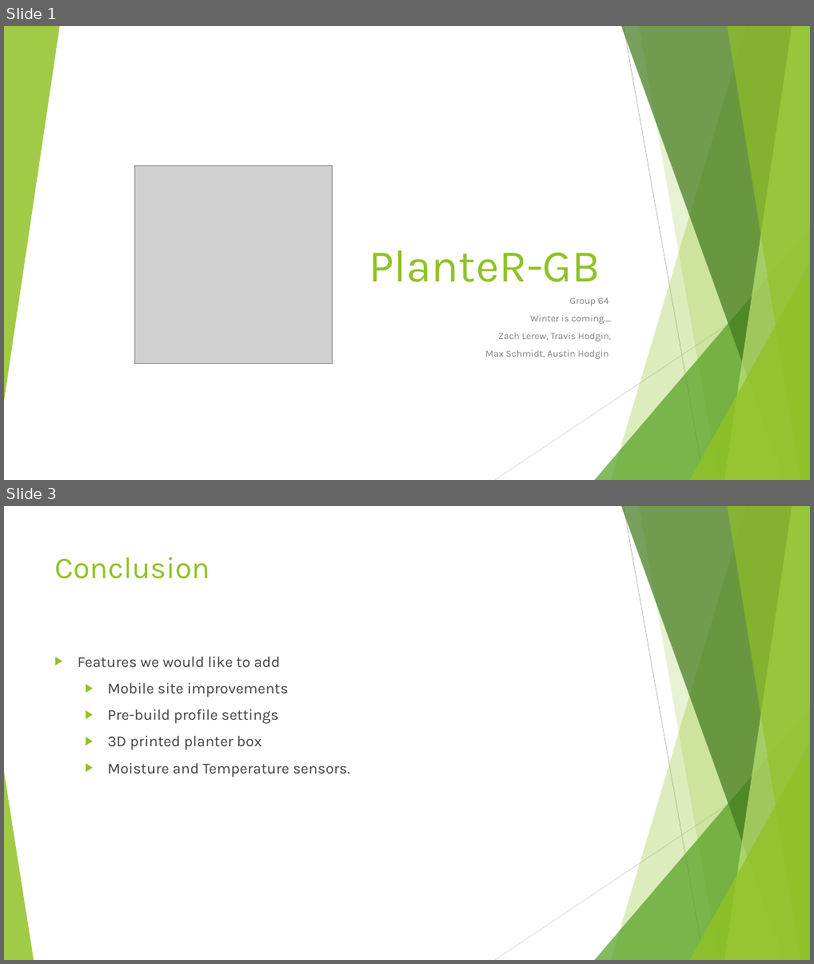
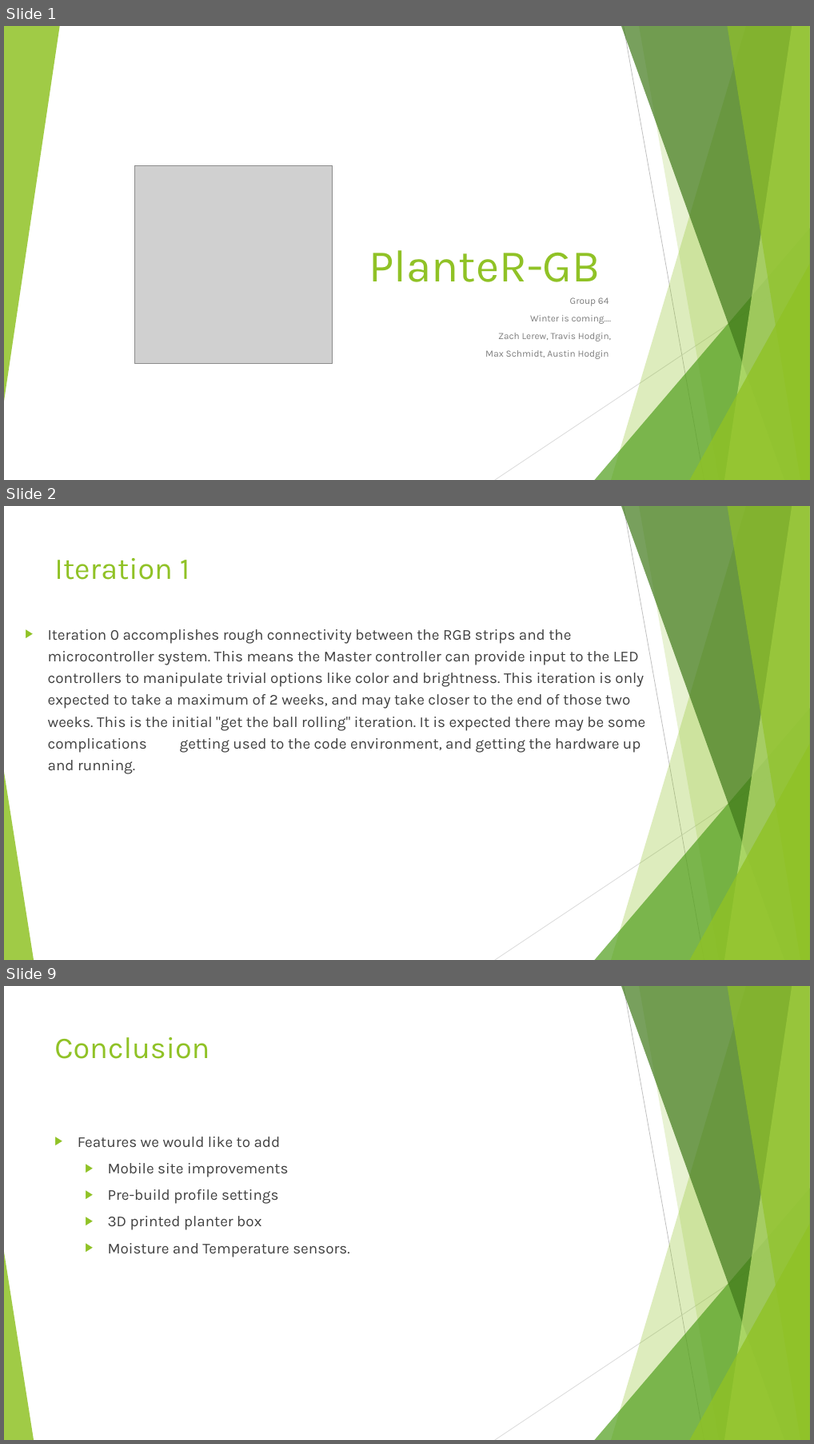
Before and after one commit to HodginAustin/Winter-Is-Coming, a slide deck: Documents/PresentationSpring/Spring Presentation.pptx. Shown one above the other, each under a label of ours: slides 1 and 3 before the commit, slides 1, 2 and 9 after it; the slides between them are not shown. The pictures are 814x964 and 814x1444 pixels, drawn with LibreOffice and Linux fonts; fonts in the diff are those of the drawing; grey boxes stand for pictures. Boxes give left, top, right and bottom in pixels: in the first picture for what was removed or moved away, otherwise in the second. Text is boxed around its words. In the diff, an @@ line names an element or a change of style, - is before the commit and + after.

```diff
--- a/Documents/PresentationSpring/Spring Presentation.pptx
+++ b/Documents/PresentationSpring/Spring Presentation.pptx
@@ slide 2 added at bbox=[4, 506, 810, 960], background #FFFFFF; not listed: 10 template elements that a slide beside it also shows @@
@@ text added at bbox=[54, 558, 190, 580], 36 pt, text #90C226 @@
+Iteration 1
@@ text added at bbox=[48, 629, 646, 774], 18 pt, text #404040 @@
+▶ Iteration 0 accomplishes rough connectivity between the RGB strips and the microcontroller system. This means the Master controller can provide input to the LED controllers to manipulate trivial options like color and brightness. This iteration is only expected to take a maximum of 2 weeks, and may take closer to the end of those two weeks. This is the initial "get the ball rolling" iteration. It is expected there may be some complications getting used to the code environment, and getting the hardware up and running.
@@ what was slide 3 is now slide 9 @@
```
Also in this commit, not shown: 6 other slides added, 1 slide removed.
